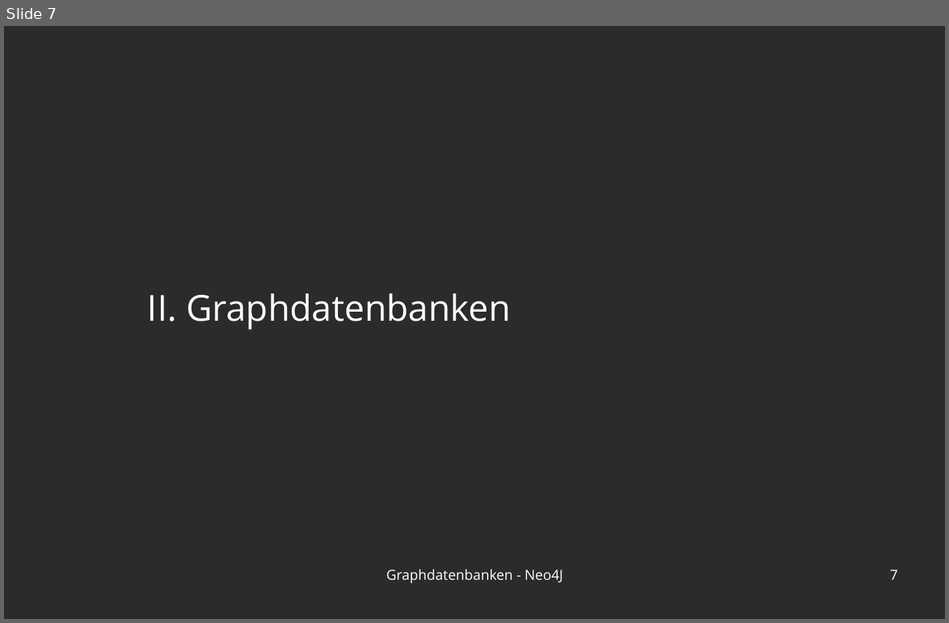
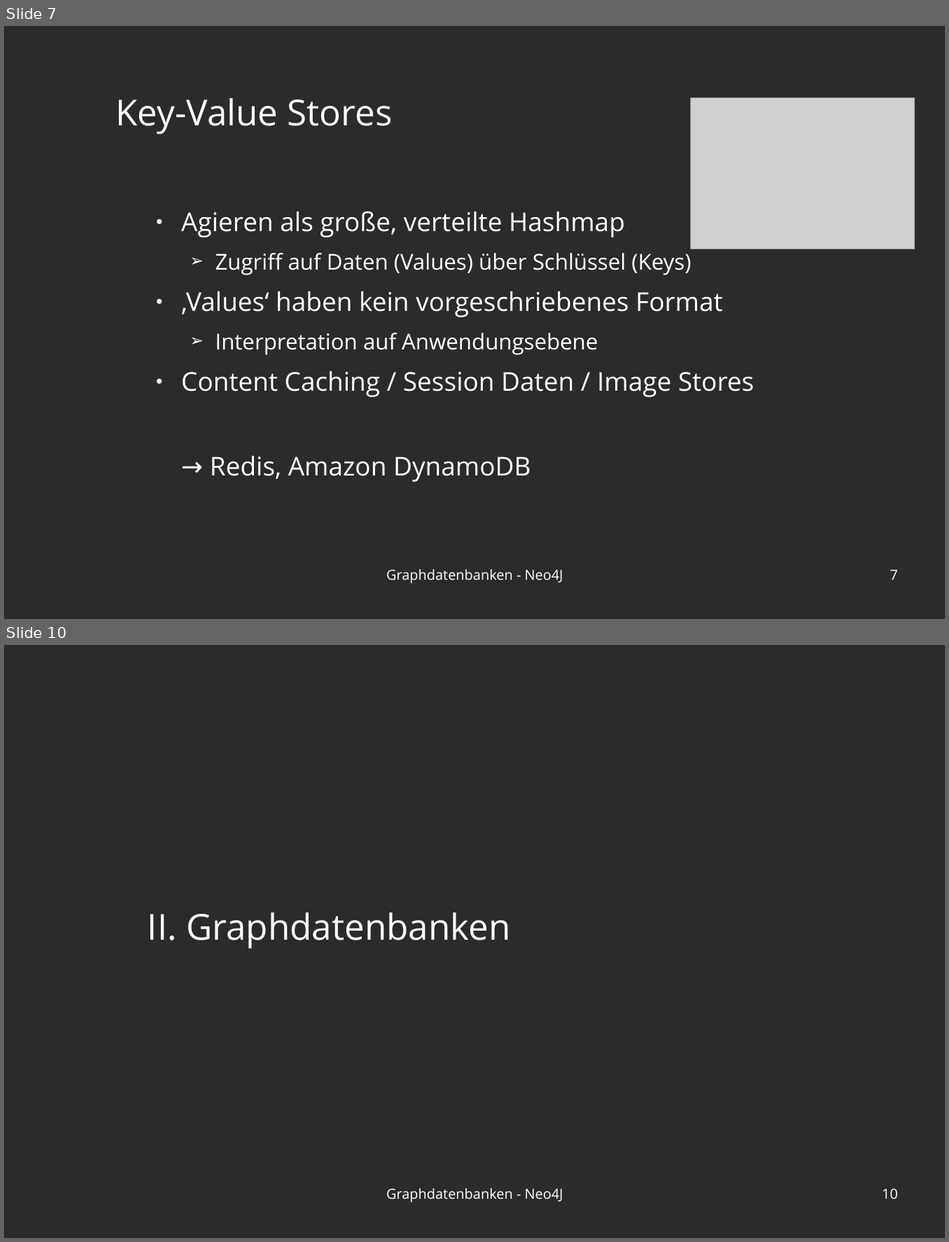
Before and after one commit to blublab/ais, a slide deck: praesi.odp. Shown one above the other, each under a label of ours: slide 7 before the commit, slides 7 and 10 after it; the slides between them are not shown. The pictures are 949x623 and 949x1242 pixels, drawn with LibreOffice and Linux fonts; fonts in the diff are those of the drawing; grey boxes stand for pictures; background and template pictures are left out; a plain dark background stands for a picture behind light text. Boxes give left, top, right and bottom in pixels: in the first picture for what was removed or moved away, otherwise in the second. Text is boxed around its words. In the diff, an @@ line names an element or a change of style, - is before the commit and + after.

```diff
--- a/praesi.odp
+++ b/praesi.odp
@@ slide 7 added at (x1=4, y1=26, x2=945, y2=619), background picture (left out) @@
@@ title added at (x1=115, y1=98, x2=392, y2=134), 36 pt, text #FFFFFF @@
+Key-Value Stores
@@ picture added at (x1=691, y1=97, x2=915, y2=249) @@
@@ text added at (x1=181, y1=211, x2=754, y2=482), 26 pt, text #FFFFFF @@
+● Agieren als große, verteilte Hashmap
+  ➢ Zugriff auf Daten (Values) über Schlüssel (Keys)
+● ‚Values‘ haben kein vorgeschriebenes Format
+  ➢ Interpretation auf Anwendungsebene
+● Content Caching / Session Daten / Image Stores
+→ Redis, Amazon DynamoDB
@@ text added at (x1=386, y1=569, x2=563, y2=583), 14 pt, text #FFFFFF @@
+Graphdatenbanken - Neo4J
@@ page number added at (x1=890, y1=569, x2=897, y2=580), 14 pt, text #FFFFFF @@
+7
@@ what was slide 7 is now slide 10 @@
@@ page number at (x1=882, y1=1188, x2=898, y2=1199): text changed @@
-7
+10
```
Also in this commit, not shown: 7 slides changed, 13 other slides added, 3 slides removed, 51 other files.
